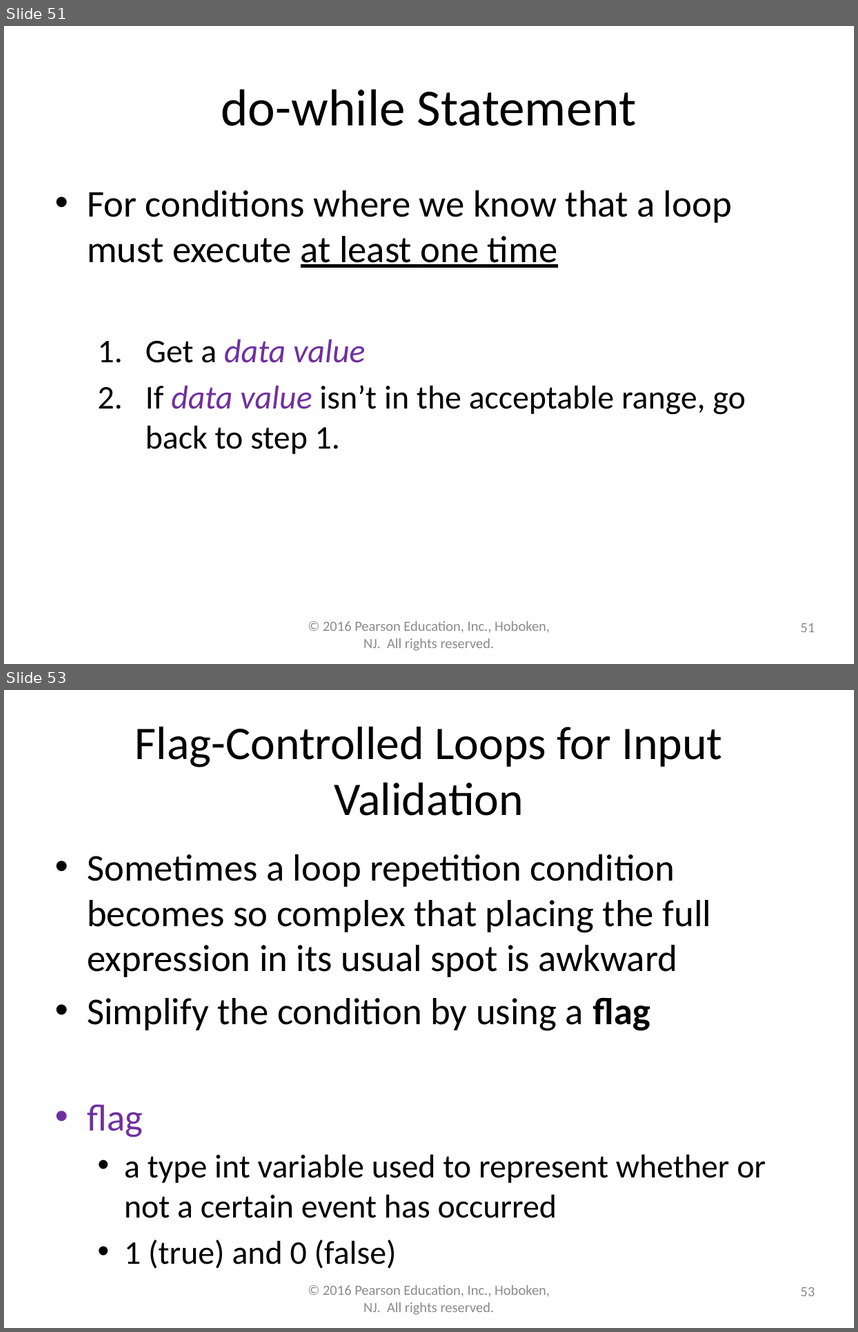
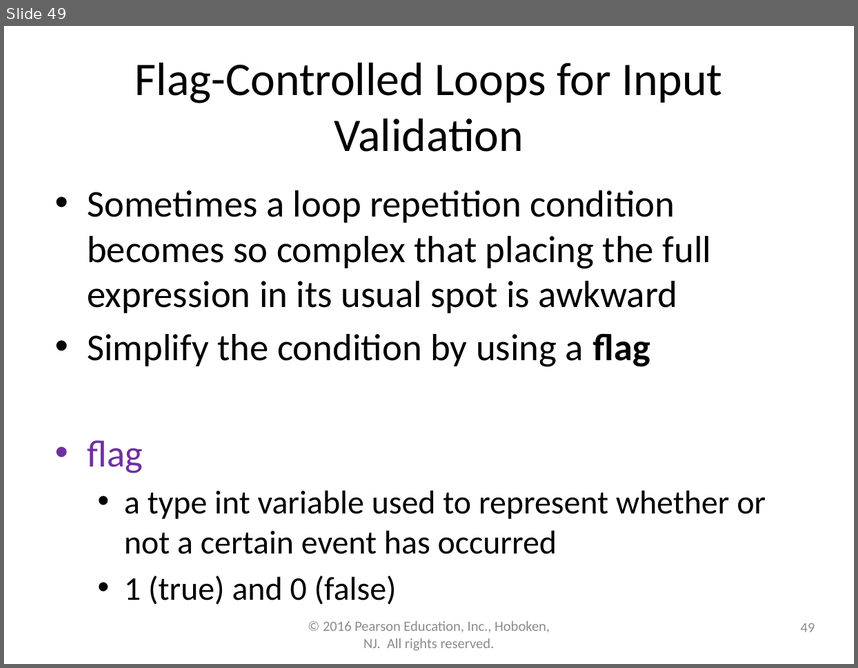
Before and after one commit to lgw2/lgw2.github.io, a slide deck: _teaching/csci112-fall-2023/lectures/ppts/Chapter5.pptx. Shown one above the other, each under a label of ours: slides 51 and 53 before the commit, slide 49 after it; the slides between them are not shown. The pictures are 858x1332 and 858x668 pixels, drawn with LibreOffice and Linux fonts; fonts in the diff are those of the drawing. Boxes give left, top, right and bottom in pixels: in the first picture for what was removed or moved away, otherwise in the second. Text is boxed around its words. In the diff, an @@ line names an element or a change of style, - is before the commit and + after.

```diff
--- a/_teaching/csci112-fall-2023/lectures/ppts/Chapter5.pptx
+++ b/_teaching/csci112-fall-2023/lectures/ppts/Chapter5.pptx
@@ slide 51 removed at (x1=4, y1=26, x2=854, y2=664), background #FFFFFF @@
@@ title removed at (x1=221, y1=89, x2=637, y2=126) @@
-do-while Statement
@@ text removed at (x1=87, y1=190, x2=745, y2=454) @@
-• For conditions where we know that a loop must execute at least one time
-  1. Get a data value
-  2. If data value isn’t in the acceptable range, go back to step 1.
@@ text removed at (x1=323, y1=621, x2=550, y2=650) @@
-© 2016 Pearson Education, Inc., Hoboken, NJ. All rights reserved.
@@ page number removed at (x1=800, y1=623, x2=815, y2=632) @@
-51
@@ what was slide 53 is now slide 49 @@
@@ page number at (x1=800, y1=623, x2=815, y2=632): text changed @@
-53
+49
```
Also in this commit, not shown: 4 slides changed, 3 other slides removed, 3 other files.
